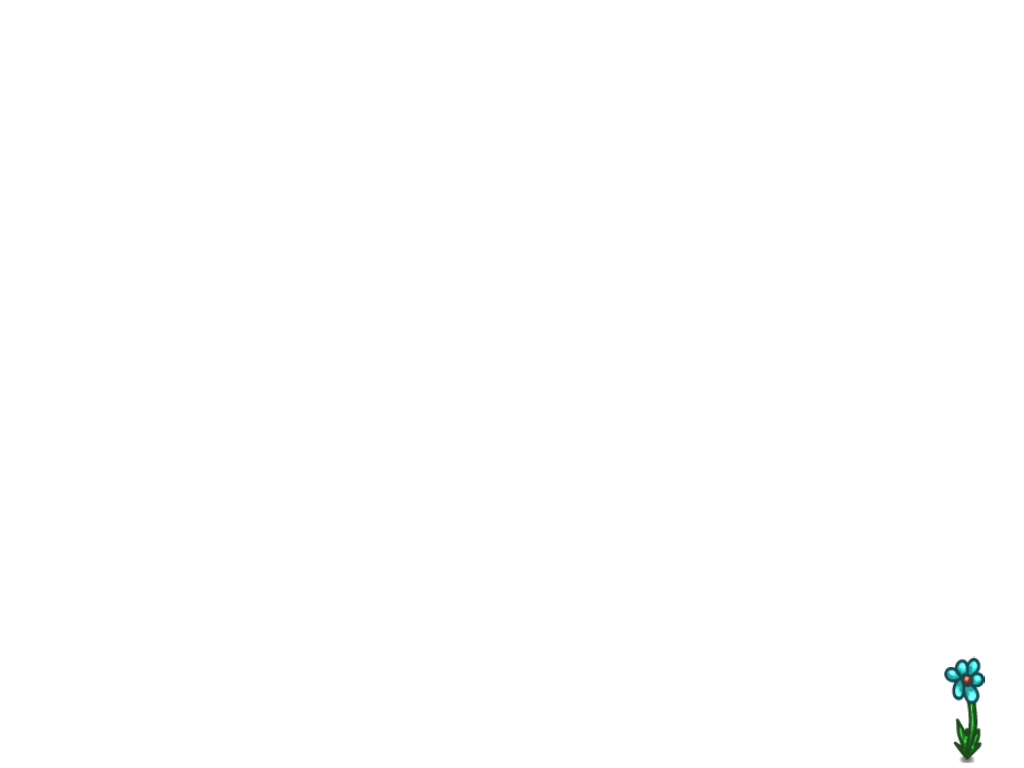
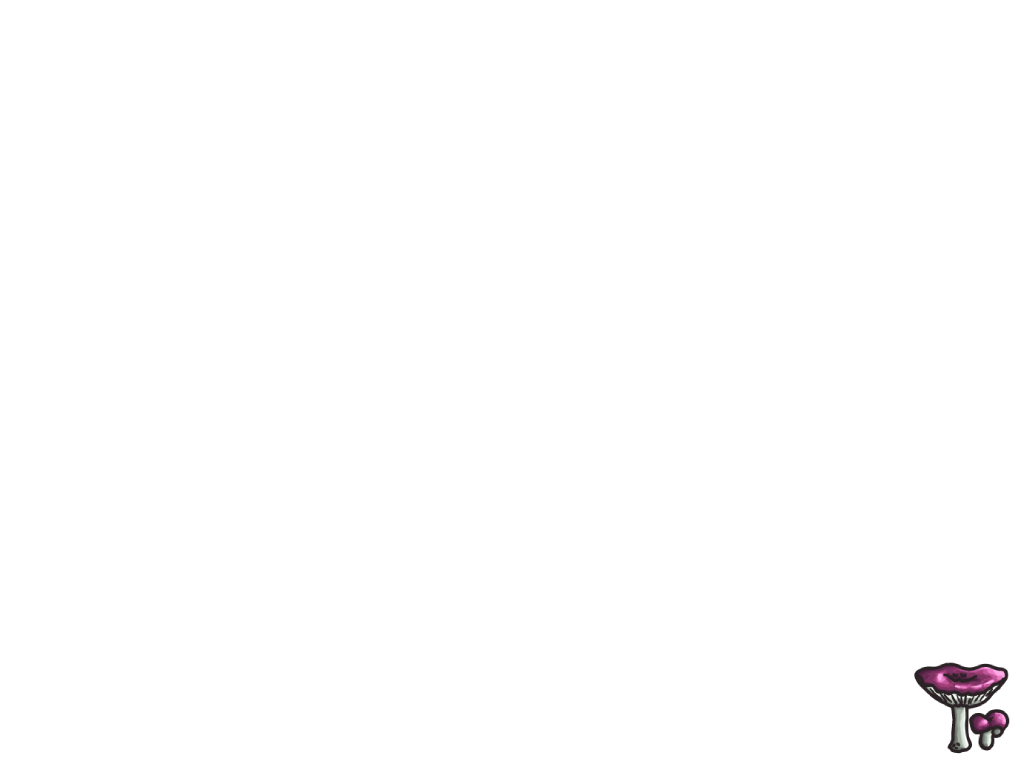
Revision of a layered 1024×768 image; what changed, layer by layer:
added layer "mushrooms1" above "flower1" over [914, 662, 1010, 754]
hid "flower1" over [944, 656, 985, 763]
